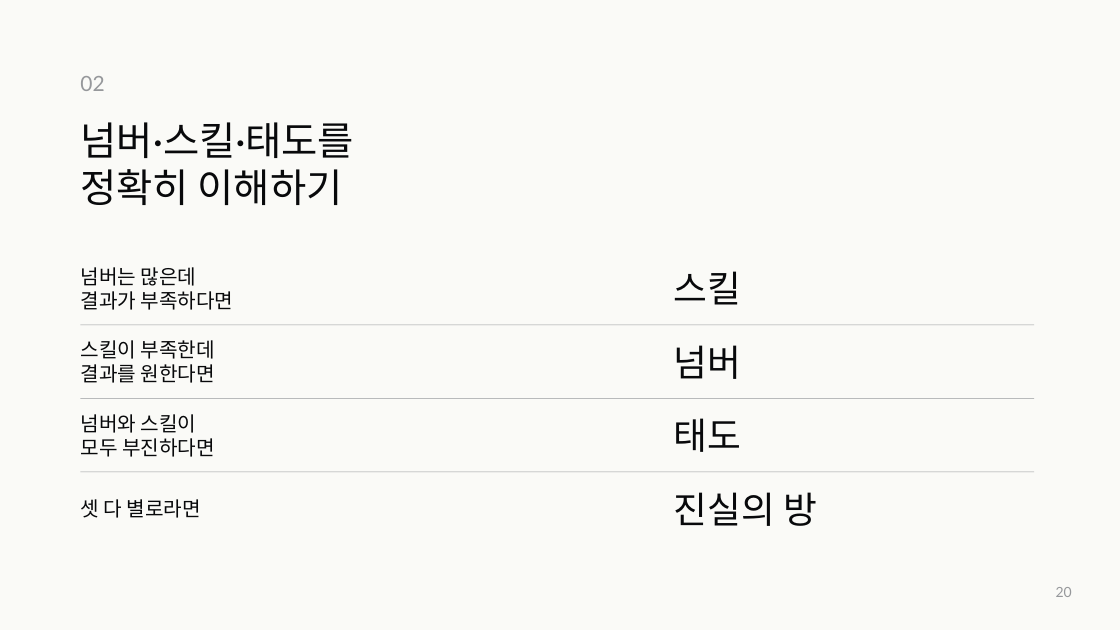
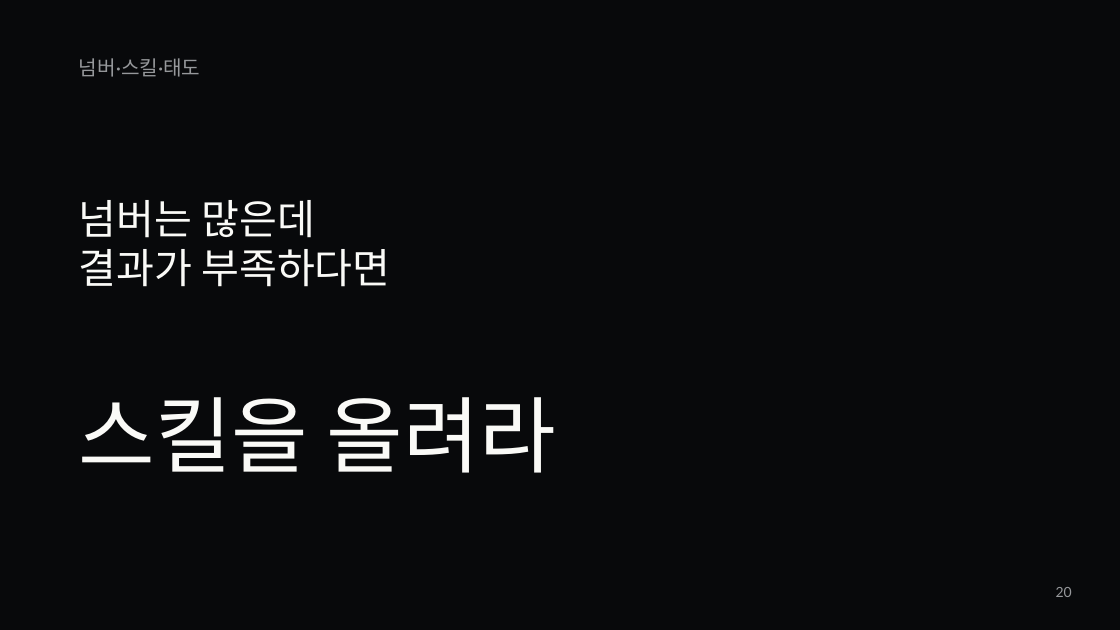
Before and after one commit to jaeyoung5178-bot/Presence, a slide deck: slide 20 of education/mentality/nozero400/NoZero-400Days.pptx. Drawn at 1120x630 pixels with LibreOffice and Linux fonts; fonts in the diff are those of the drawing. Boxes give left, top, right and bottom in pixels: in the first picture for what was removed or moved away, otherwise in the second. Text is boxed around its words. In the diff, an @@ line names an element or a change of style, - is before the commit and + after.

```diff
--- a/education/mentality/nozero400/NoZero-400Days.pptx
+++ b/education/mentality/nozero400/NoZero-400Days.pptx
@@ background #FAFAF7 to #08090B @@
@@ text at (79, 58, 201, 77): text changed; size 33.8 to 17.2 pt; text colour #08090B to #96989B @@
-넘버·스킬·태도를
-정확히 이해하기
+넘버·스킬·태도
@@ text removed at (80, 76, 104, 91) @@
-02
@@ text "넘버는 많은데": place and size @@
-text "넘버는 많은데" at (80, 267, 234, 310)
+text "넘버는 많은데" at (79, 200, 390, 287)
@@ text "넘버는 많은데" at (79, 200, 390, 287): size 17.2 to 35.2 pt, text colour #08090B to #FAFAF7 @@
@@ text removed at (674, 271, 742, 305) @@
-스킬
@@ rectangle removed at (81, 324, 1034, 325) @@
@@ text removed at (80, 340, 215, 383) @@
-스킬이 부족한데
-결과를 원한다면
@@ text removed at (674, 345, 742, 379) @@
-넘버
@@ text added at (79, 397, 557, 473), 71.2 pt, text #FAFAF7 @@
+스킬을 올려라
@@ text removed at (80, 414, 215, 457) @@
-넘버와 스킬이
-모두 부진하다면
@@ rectangle removed at (81, 398, 1034, 399) @@
@@ text removed at (674, 418, 742, 452) @@
-태도
@@ rectangle removed at (81, 471, 1034, 472) @@
@@ text removed at (80, 499, 201, 518) @@
-셋 다 별로라면
@@ text removed at (674, 492, 817, 526) @@
-진실의 방
```
Also in this commit, not shown: 4 other slides changed, 14 slides added, 12 slides removed, 5 other files.
